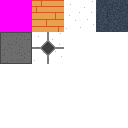
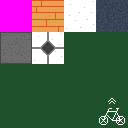
Layered file, before and after one edit (128x128). Changes by layer:
added layer "Fill Layer 1" over bbox(0, 32, 128, 128)
